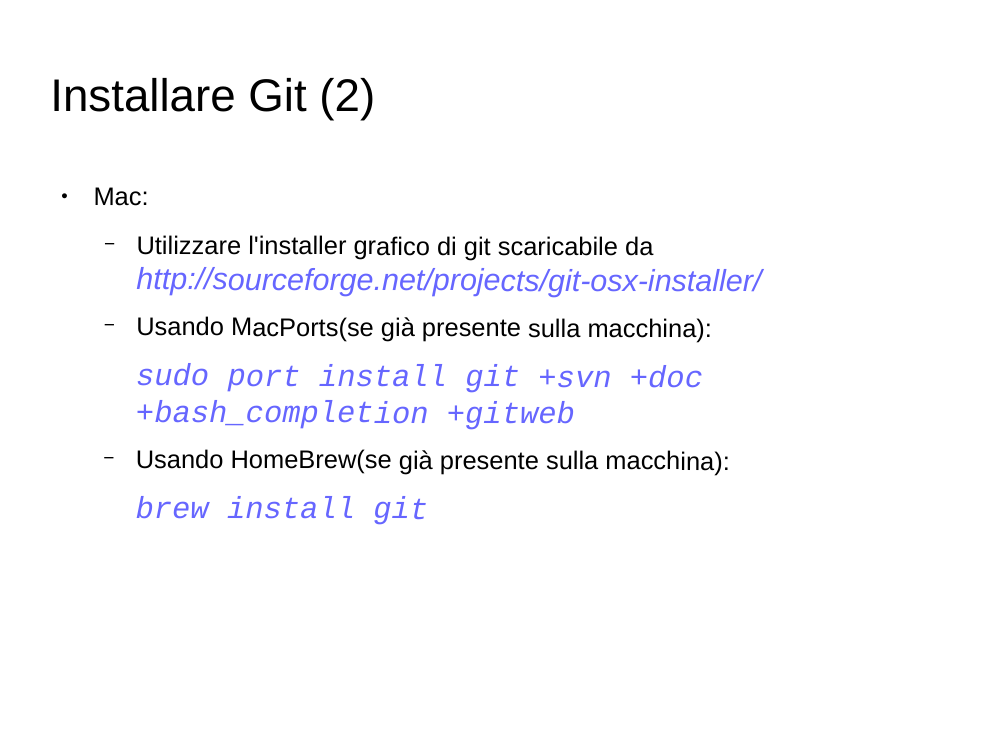
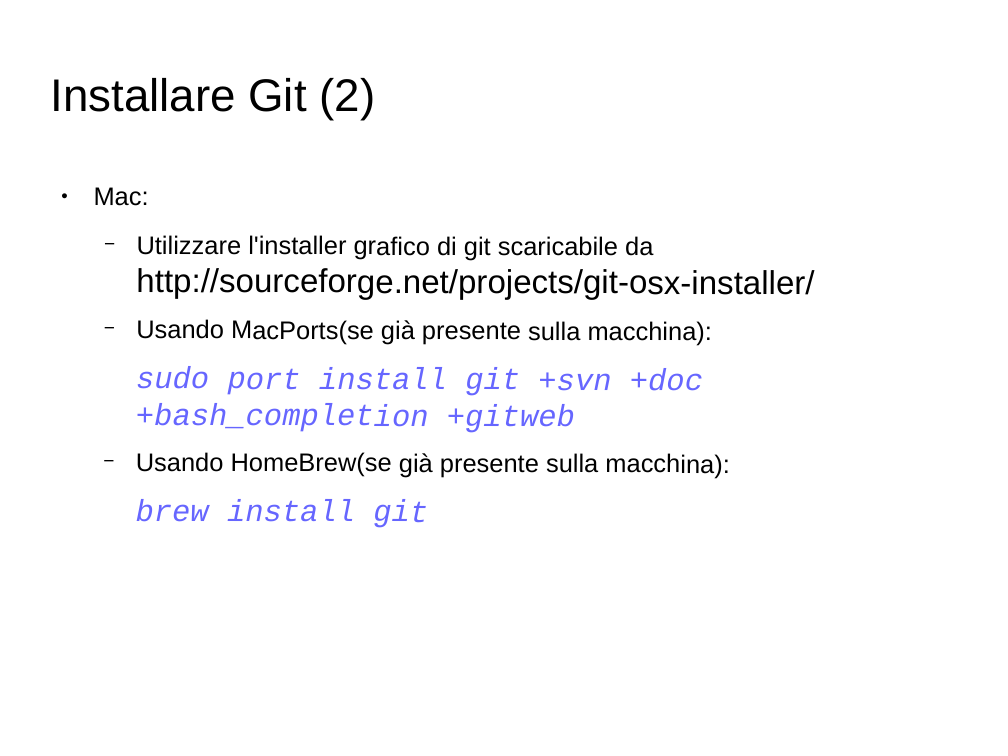
Before and after one commit to GioeleCicchini/Git-Presentation, a slide deck: slide 14 of presentazione git.odp (slide 12 before the commit). Drawn at 1008x756 pixels with LibreOffice and Linux fonts; fonts in the diff are those of the drawing; background and template pictures are left out. Boxes give left, top, right and bottom in pixels: in the first picture for what was removed or moved away, otherwise in the second. Text is boxed around its words. In the diff, an @@ line names an element or a change of style, - is before the commit and + after.

```diff
--- a/presentazione git.odp
+++ b/presentazione git.odp
@@ text at (136,235,814,300): size 24 to 26 pt, text colour #6666FF to #000000, italic off in "http://sourceforge.net/projects/git-osx-installer/" @@
```
Also in this commit, not shown: 1 other slide changed, 2 slides added, 2 other files.
